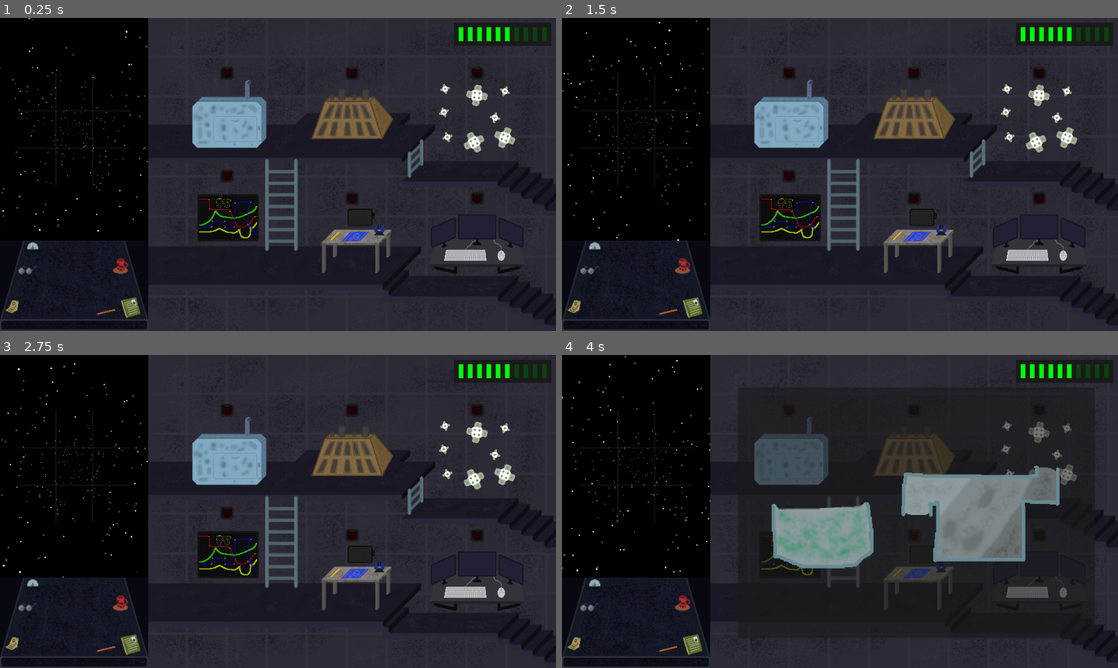
Above: before the commit, frames 1-4 (two rows, left to right).
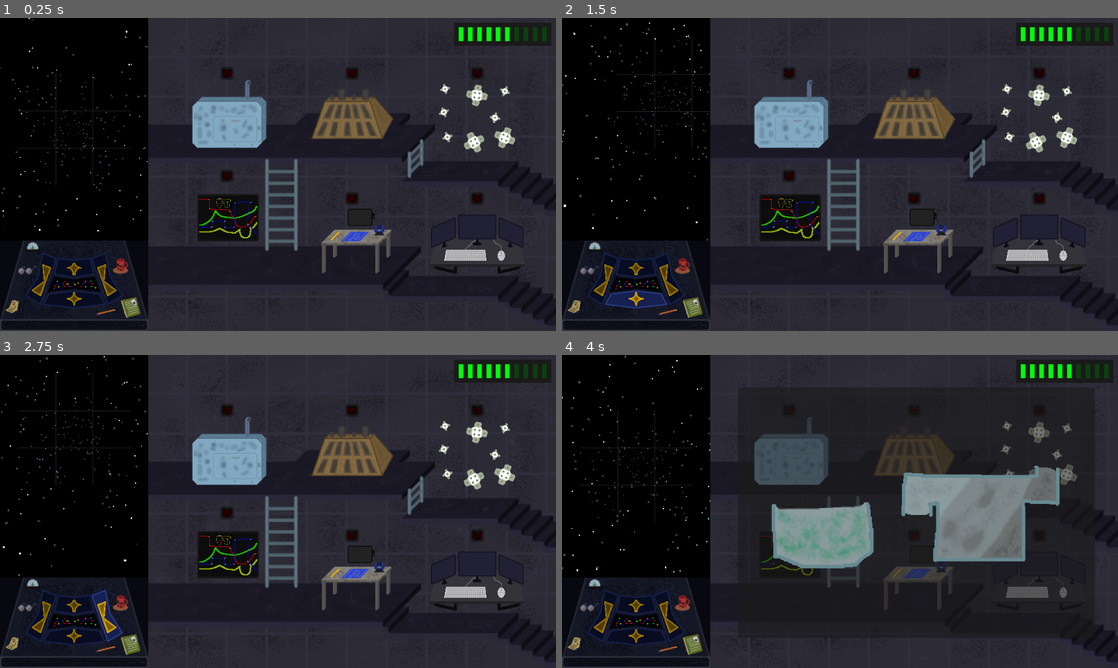
Above: after the commit, the same moments.

Repository: kedalovo/-SG-Spaceship-Management
Game: Godot game, scene res://Game Scene/Game.tscn
Same seed, same stepped clock (60 frames per second), same inputs: the game is played once before the commit and once after it.
Inputs (mouse positions are in pixels of both pictures, inside the frame that each line leads up to):
- Up to frame 1 (0.25 s): no input
- Up to frame 2 (1.5 s): click (600, 277) at 0.52 s; click (634, 302) at 1.27 s
- Up to frame 3 (2.75 s): click (105, 614) at 2.02 s
- Up to frame 4 (4 s): click (634, 605) at 2.77 s; click (789, 452) at 3.52 s

The runs differ from the first frame. In frame 1, 0.9% of the frame differs, in the area x 4-22%, y 75-93%; in frame 2, 1.7%, in the area x 0-27%, y 0-93%; in frame 3, 1.6%; in frame 4, 0.9%.

Commit message:
Added buttons for controlling the ship. Added custom cursors.

Diff:
--- a/Game Scene/Game.tscn
+++ b/Game Scene/Game.tscn
@@ -6,25 +6,41 @@
 [ext_resource type="Texture2D" uid="uid://c6wdksyljuwx5" path="res://Systems/Systems Background.png" id="2_idqil"]
 [ext_resource type="Texture2D" uid="uid://crc0xix75leon" path="res://Systems/Life Support/Assets/Life Support outline.png" id="3_hjlia"]
 [ext_resource type="Script" path="res://Systems/system_visual.gd" id="3_kjvah"]
-[ext_resource type="Texture2D" uid="uid://di126eprnvoei" path="res://Cabin/Cabin controls.png" id="4_ev5uv"]
+[ext_resource type="Texture2D" uid="uid://di126eprnvoei" path="res://Cabin/Assets/Cabin controls.png" id="4_ev5uv"]
 [ext_resource type="Texture2D" uid="uid://ssmcw3sgvd41" path="res://Systems/Engines/Assets/Engines.png" id="4_jxdcm"]
 [ext_resource type="Texture2D" uid="uid://cmrd1b8glluvk" path="res://Systems/Warning light spritesheet.png" id="4_lunap"]
 [ext_resource type="Texture2D" uid="uid://brae5e5l23kpa" path="res://Systems/Engines/Assets/Engines Outline.png" id="5_6eb6w"]
+[ext_resource type="Texture2D" uid="uid://cpmqyf1b7gymd" path="res://Cabin/Assets/Left Button normal.png" id="5_wtfky"]
+[ext_resource type="Texture2D" uid="uid://b6g1li45ghsv5" path="res://Cabin/Assets/Left Button pressed.png" id="6_673gh"]
 [ext_resource type="Texture2D" uid="uid://cnclshu285y1g" path="res://Systems/Hull/Assets/Hull.png" id="6_a3iyu"]
 [ext_resource type="Texture2D" uid="uid://bfnmgqj2tq8wu" path="res://Systems/Light.png" id="6_glmdj"]
 [ext_resource type="Texture2D" uid="uid://bcklxi8t78ysf" path="res://Systems/Hull/Assets/Hull Outline.png" id="7_meg7b"]
+[ext_resource type="Texture2D" uid="uid://7hck1y2m5x6m" path="res://Cabin/Assets/Left Button hover.png" id="7_riorj"]
+[ext_resource type="BitMap" uid="uid://ccxtj5rtp0ssb" path="res://Cabin/Assets/Left Button bitmask.png" id="8_2ulpr"]
 [ext_resource type="Texture2D" uid="uid://dcnklmox7xujm" path="res://Systems/Electrical/Assets/Electrical.png" id="8_qtinh"]
+[ext_resource type="Texture2D" uid="uid://t2xdbg7drsu7" path="res://Cabin/Assets/Down Button normal.png" id="9_iu3k7"]
 [ext_resource type="Texture2D" uid="uid://dyveh6205nwoq" path="res://Systems/Electrical/Assets/Electrical Outline.png" id="9_xw2r2"]
+[ext_resource type="Texture2D" uid="uid://dkshmn4qweail" path="res://Cabin/Assets/Down Button pressed.png" id="10_6gvbp"]
 [ext_resource type="Texture2D" uid="uid://bxiggfy5n5u5t" path="res://Systems/External/Assets/External.png" id="10_50i1v"]
 [ext_resource type="Texture2D" uid="uid://bldg33ymu5far" path="res://Systems/External/Assets/External Outline.png" id="11_0dyms"]
+[ext_resource type="Texture2D" uid="uid://bdht7oxcycyoi" path="res://Cabin/Assets/Down Button hover.png" id="11_nk282"]
+[ext_resource type="BitMap" uid="uid://tu18j8btvnwa" path="res://Cabin/Assets/Down Button bitmask.png" id="12_8h7ro"]
 [ext_resource type="Texture2D" uid="uid://b1cawx0a3unrq" path="res://Systems/Computer/Assets/Computer.png" id="12_dg67k"]
 [ext_resource type="Texture2D" uid="uid://d3un7bfac0jb6" path="res://Systems/Computer/Assets/Computer Outline.png" id="13_3ucug"]
+[ext_resource type="Texture2D" uid="uid://ccxnlgvbmhyh0" path="res://Cabin/Assets/Right Button normal.png" id="13_pdyli"]
+[ext_resource type="Texture2D" uid="uid://kqxovoij3k8a" path="res://Cabin/Assets/Right Button pressed.png" id="14_g5vwh"]
+[ext_resource type="Texture2D" uid="uid://du65wrrdv5boc" path="res://Cabin/Assets/Right Button hover.png" id="15_6iv40"]
 [ext_resource type="PackedScene" uid="uid://vofuvgwwjlr5" path="res://Systems/Life Support/life_support_system.tscn" id="15_8do5x"]
+[ext_resource type="BitMap" uid="uid://d038aupxmw832" path="res://Cabin/Assets/Right Button bitmask.png" id="16_651qh"]
 [ext_resource type="PackedScene" uid="uid://ncafby3f1swm" path="res://Systems/Engines/engines_system.tscn" id="16_trc1u"]
+[ext_resource type="Texture2D" uid="uid://dxw2l70ibfc0w" path="res://Cabin/Assets/Up Button normal.png" id="17_aga0h"]
 [ext_resource type="PackedScene" uid="uid://bwc0fqgxuabpd" path="res://Systems/Hull/hull_system.tscn" id="17_unxvt"]
+[ext_resource type="Texture2D" uid="uid://cabhc7scndwa1" path="res://Cabin/Assets/Up Button pressed.png" id="18_6souy"]
 [ext_resource type="PackedScene" uid="uid://ccemslh3u213h" path="res://Systems/Electrical/electrical_system.tscn" id="18_p0hwu"]
+[ext_resource type="Texture2D" uid="uid://c8c2ggsbhwgws" path="res://Cabin/Assets/Up Button hover.png" id="19_j6524"]
 [ext_resource type="PackedScene" uid="uid://c22b6p4rrgv5p" path="res://Systems/External/external_system.tscn" id="19_kf2ef"]
 [ext_resource type="PackedScene" uid="uid://cn0fv0fedt2ig" path="res://Systems/Computer/computer_system.tscn" id="20_1h5sm"]
+[ext_resource type="BitMap" uid="uid://csmaqmv7np4t4" path="res://Cabin/Assets/Up Button bitmask.png" id="20_aibmr"]
 [ext_resource type="PackedScene" uid="uid://c1lkqnbuafwie" path="res://Space/space.tscn" id="24_qmju5"]
 
 [sub_resource type="AtlasTexture" id="AtlasTexture_kost8"]
@@ -183,9 +199,69 @@
 [node name="Controls" type="Node2D" parent="Cabin"]
 position = Vector2(0, 384)
 
-[node name="Sprite2D" type="Sprite2D" parent="Cabin/Controls"]
+[node name="Sprite" type="Sprite2D" parent="Cabin/Controls"]
 texture = ExtResource("4_ev5uv")
 centered = false
+
+[node name="Left Button" type="TextureButton" parent="Cabin/Controls"]
+offset_left = 44.0
+offset_top = 21.0
+offset_right = 98.0
+offset_bottom = 111.0
+focus_mode = 0
+mouse_default_cursor_shape = 2
+action_mode = 0
+shortcut_feedback = false
+shortcut_in_tooltip = false
+texture_normal = ExtResource("5_wtfky")
+texture_pressed = ExtResource("6_673gh")
+texture_hover = ExtResource("7_riorj")
+texture_click_mask = ExtResource("8_2ulpr")
+
+[node name="Down Button" type="TextureButton" parent="Cabin/Controls"]
+offset_left = 74.0
+offset_top = 86.0
+offset_right = 182.0
+offset_bottom = 126.0
+focus_mode = 0
+mouse_default_cursor_shape = 2
+action_mode = 0
+shortcut_feedback = false
+shortcut_in_tooltip = false
+texture_normal = ExtResource("9_iu3k7")
+texture_pressed = ExtResource("10_6gvbp")
+texture_hover = ExtResource("11_nk282")
+texture_click_mask = ExtResource("12_8h7ro")
+
+[node name="Right Button" type="TextureButton" parent="Cabin/Controls"]
+offset_left = 158.0
+offset_top = 21.0
+offset_right = 212.0
+offset_bottom = 111.0
+focus_mode = 0
+mouse_default_cursor_shape = 2
+action_mode = 0
+shortcut_feedback = false
+shortcut_in_tooltip = false
+texture_normal = ExtResource("13_pdyli")
+texture_pressed = ExtResource("14_g5vwh")
+texture_hover = ExtResource("15_6iv40")
+texture_click_mask = ExtResource("16_651qh")
+
+[node name="Up Button" type="TextureButton" parent="Cabin/Controls"]
+offset_left = 93.0
+offset_top = 30.0
+offset_right = 163.0
+offset_bottom = 70.0
+focus_mode = 0
+mouse_default_cursor_shape = 2
+action_mode = 0
+shortcut_feedback = false
+shortcut_in_tooltip = false
+texture_normal = ExtResource("17_aga0h")
+texture_pressed = ExtResource("18_6souy")
+texture_hover = ExtResource("19_j6524")
+texture_click_mask = ExtResource("20_aibmr")
 
 [node name="Systems Background" type="Sprite2D" parent="."]
 position = Vector2(608, 270)
@@ -229,6 +305,7 @@
 offset_right = 84.0
 offset_bottom = 72.0
 focus_mode = 0
+mouse_default_cursor_shape = 2
 flat = true
 
 [node name="EnginesSprite" type="Sprite2D" parent="Systems Sprites"]
@@ -254,6 +331,7 @@
 offset_right = 84.0
 offset_bottom = 72.0
 focus_mode = 0
+mouse_default_cursor_shape = 2
 flat = true
 
 [node name="HullSprite" type="Sprite2D" parent="Systems Sprites"]
@@ -279,6 +357,7 @@
 offset_right = 84.0
 offset_bottom = 72.0
 focus_mode = 0
+mouse_default_cursor_shape = 2
 flat = true
 
 [node name="ElectricalSprite" type="Sprite2D" parent="Systems Sprites"]
@@ -304,6 +383,7 @@
 offset_right = 84.0
 offset_bottom = 72.0
 focus_mode = 0
+mouse_default_cursor_shape = 2
 flat = true
 
 [node name="ExternalSprite" type="Sprite2D" parent="Systems Sprites"]
@@ -329,6 +409,7 @@
 offset_right = 84.0
 offset_bottom = 72.0
 focus_mode = 0
+mouse_default_cursor_shape = 2
 flat = true
 
 [node name="ComputerSprite" type="Sprite2D" parent="Systems Sprites"]
@@ -354,6 +435,7 @@
 offset_right = 84.0
 offset_bottom = 72.0
 focus_mode = 0
+mouse_default_cursor_shape = 2
 flat = true
 
 [node name="Balance ColorRect" type="ColorRect" parent="."]
@@ -508,6 +590,10 @@
 [node name="Computer System" parent="SubViewportContainer/SubViewport" instance=ExtResource("20_1h5sm")]
 visible = false
 
+[connection signal="pressed" from="Cabin/Controls/Left Button" to="." method="_on_left_button_pressed"]
+[connection signal="pressed" from="Cabin/Controls/Down Button" to="." method="_on_down_button_pressed"]
+[connection signal="pressed" from="Cabin/Controls/Right Button" to="." method="_on_right_button_pressed"]
+[connection signal="pressed" from="Cabin/Controls/Up Button" to="." method="_on_up_button_pressed"]
 [connection signal="system_pressed" from="Systems Sprites/LifeSupportSprite" to="." method="_on_system_sprite_pressed"]
 [connection signal="mouse_entered" from="Systems Sprites/LifeSupportSprite/Button" to="Systems Sprites/LifeSupportSprite" method="_on_button_mouse_entered"]
 [connection signal="mouse_exited" from="Systems Sprites/LifeSupportSprite/Button" to="Systems Sprites/LifeSupportSprite" method="_on_button_mouse_exited"]
--- a/Game Scene/game.gd
+++ b/Game Scene/game.gd
@@ -1,4 +1,8 @@
 extends Node2D
+
+
+const CURSOR_NORMAL = preload("res://UI/Cursor normal.png")
+const CURSOR_POINTER = preload("res://UI/Cursor pointer.png")
 
 
 @onready var life_support_system: system = $"SubViewportContainer/SubViewport/Life Support System"
@@ -21,6 +25,11 @@
 var current_system_idx: int = -1
 
 var is_mouse_inside: bool
+
+
+func _ready() -> void:
+	Input.set_custom_mouse_cursor(CURSOR_NORMAL, Input.CURSOR_ARROW)
+	Input.set_custom_mouse_cursor(CURSOR_POINTER, Input.CURSOR_POINTING_HAND)
 
 
 func _input(event: InputEvent) -> void:
@@ -60,3 +69,19 @@
 	if !is_open:
 		system_container.hide()
 		sub_viewport_container.hide()
+
+
+func _on_left_button_pressed() -> void:
+	space.move(Vector2.RIGHT)
+
+
+func _on_down_button_pressed() -> void:
+	space.move(Vector2.UP)
+
+
+func _on_right_button_pressed() -> void:
+	space.move(Vector2.LEFT)
+
+
+func _on_up_button_pressed() -> void:
+	space.move(Vector2.DOWN)
Binary file added: Cabin/Assets/Cabin controls.png
Not shown, added: Cabin/Assets/Cabin controls.png.import
Binary file added: Cabin/Assets/Down Button bitmask.png
Not shown, added: Cabin/Assets/Down Button bitmask.png.import
Binary file added: Cabin/Assets/Down Button hover.png
Not shown, added: Cabin/Assets/Down Button hover.png.import
Binary file added: Cabin/Assets/Down Button normal.png
Not shown, added: Cabin/Assets/Down Button normal.png.import
Binary file added: Cabin/Assets/Down Button pressed.png
Not shown, added: Cabin/Assets/Down Button pressed.png.import
Binary file added: Cabin/Assets/Left Button bitmask.png
Not shown, added: Cabin/Assets/Left Button bitmask.png.import
(and 28 more such lines)
